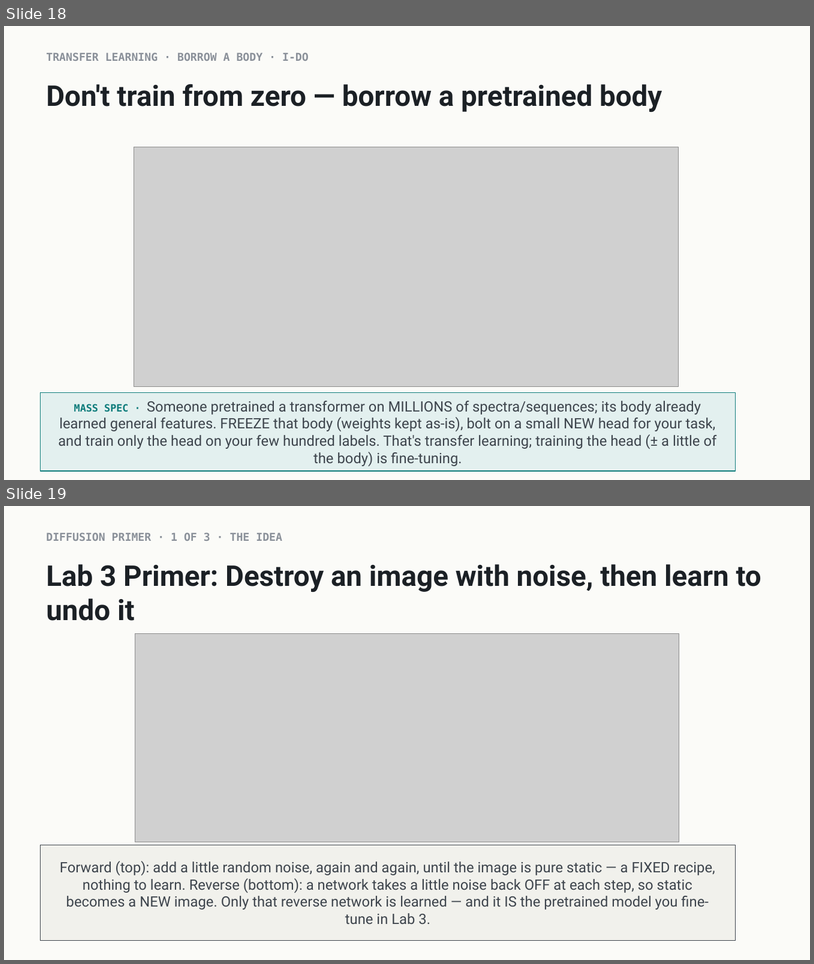
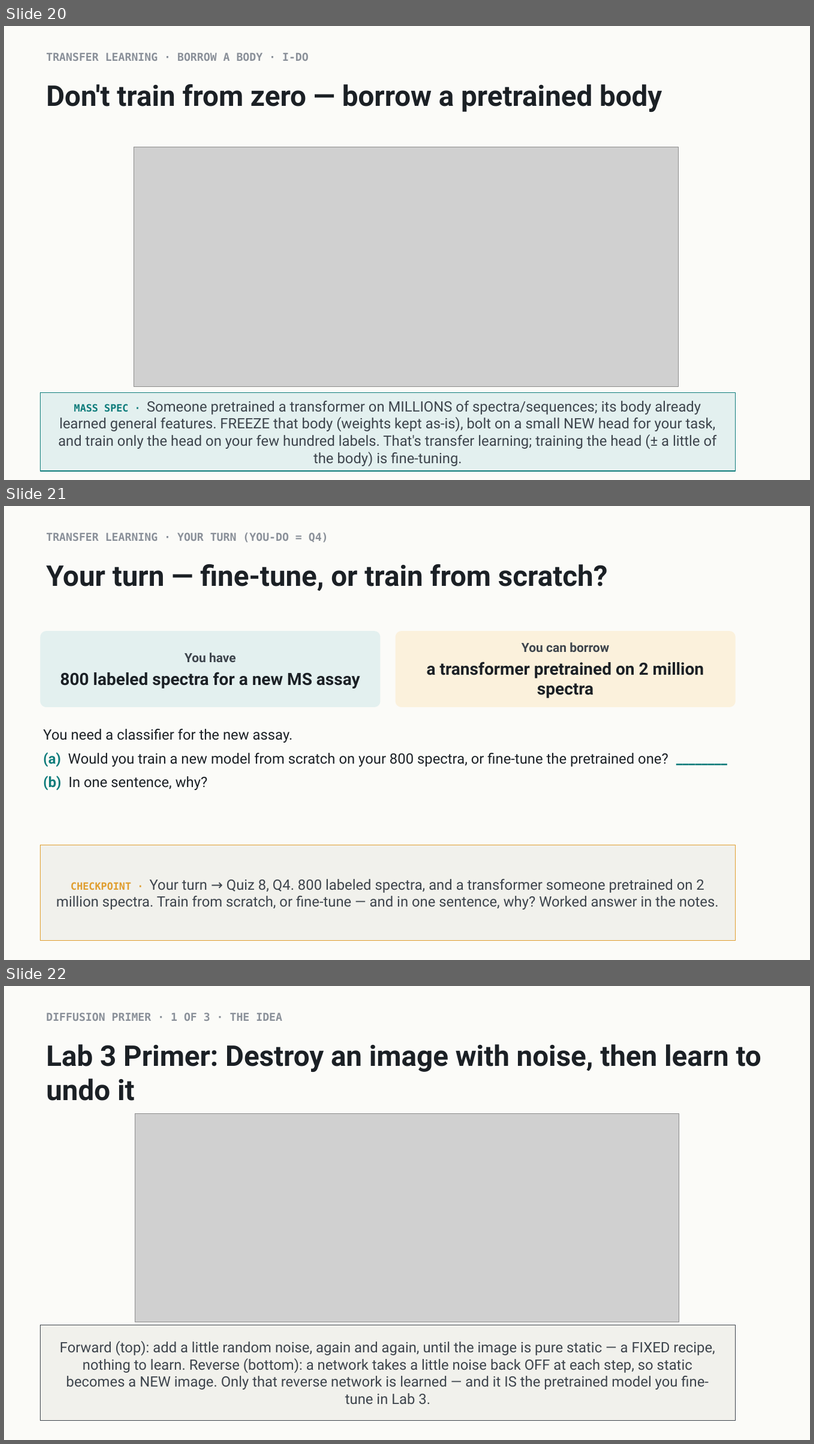
Before and after one commit to indigobio/msacl_dl_course, a slide deck: slides/pptx/lecture08_transformer.pptx. Shown one above the other, each under a label of ours: slides 18 and 19 before the commit, slides 20, 21 and 22 after it. The pictures are 814x964 and 814x1444 pixels, drawn with LibreOffice and Linux fonts; fonts in the diff are those of the drawing; grey boxes stand for pictures. Boxes give left, top, right and bottom in pixels: in the first picture for what was removed or moved away, otherwise in the second. Text is boxed around its words. In the diff, an @@ line names an element or a change of style, - is before the commit and + after.

```diff
--- a/slides/pptx/lecture08_transformer.pptx
+++ b/slides/pptx/lecture08_transformer.pptx
@@ slide 21 added at (4,506,810,960), background #FBFBF8 @@
@@ text added at (46,532,329,543), 13 pt, text #8A9099, bold @@
+TRANSFER LEARNING · YOUR TURN (YOU-DO = Q4)
@@ text added at (46,564,608,591), 34 pt, text #1B2025, bold @@
+Your turn — fine-tune, or train from scratch?
@@ rounded rectangle added at (40,631,380,708), fill #E3F0EF @@
@@ rounded rectangle added at (395,631,735,708), fill #FBF1DC @@
@@ text added at (427,642,705,698), 20 pt, text #1B2025, bold @@
+You can borrow
+a transformer pretrained on 2 million spectra
@@ text added at (60,652,360,688), 20 pt, text #1B2025, bold @@
+You have
+800 labeled spectra for a new MS assay
@@ text added at (43,729,669,790), 17 pt, text #1B2025 @@
+You need a classifier for the new assay.
+(a) Would you train a new model from scratch on your 800 spectra, or fine-tune the pretrained one? ________
+(b) In one sentence, why?
@@ rectangle added at (40,845,736,940), fill #F1F1EC, outline #E09E2F 1 pt, 17 pt, text #3D444C @@
+CHECKPOINT · Your turn → Quiz 8, Q4. 800 labeled spectra, and a transformer someone pretrained on 2 million spectra. Train from scratch, or fine-tune — and in one sentence, why? Worked answer in the notes.
@@ what was slide 18 is now slide 20 @@
@@ what was slide 19 is now slide 22 @@
```
Also in this commit, not shown: 1 slide changed, 2 other slides added, 16 other files.
